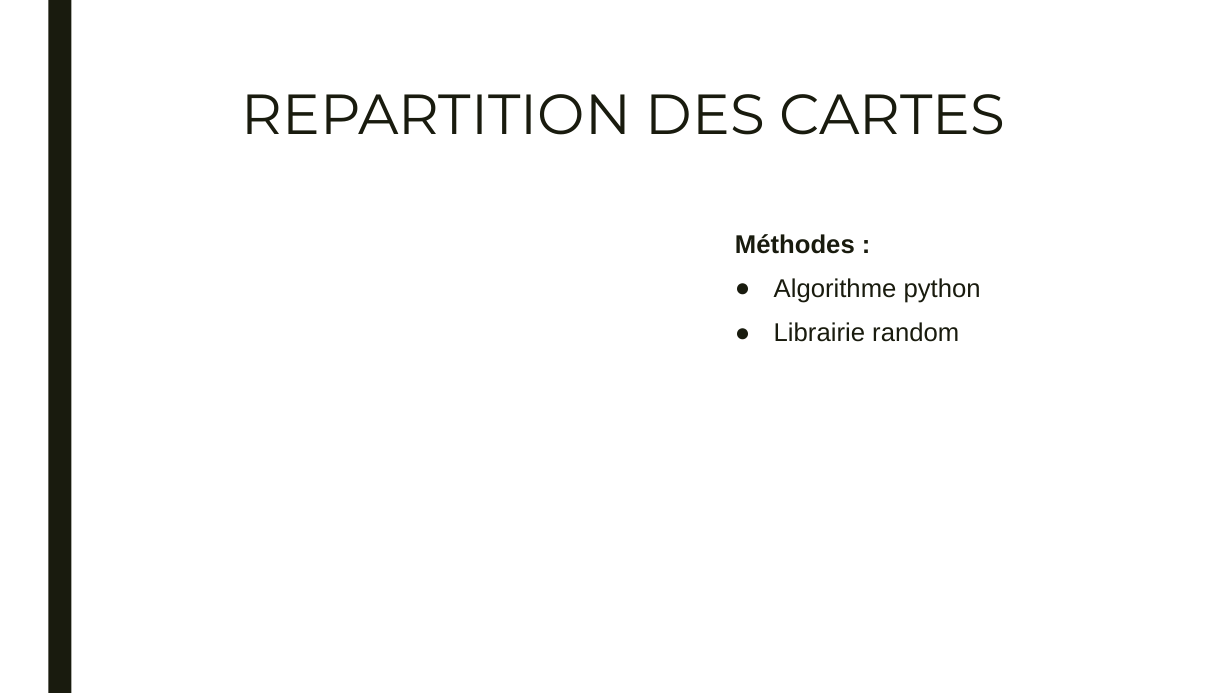
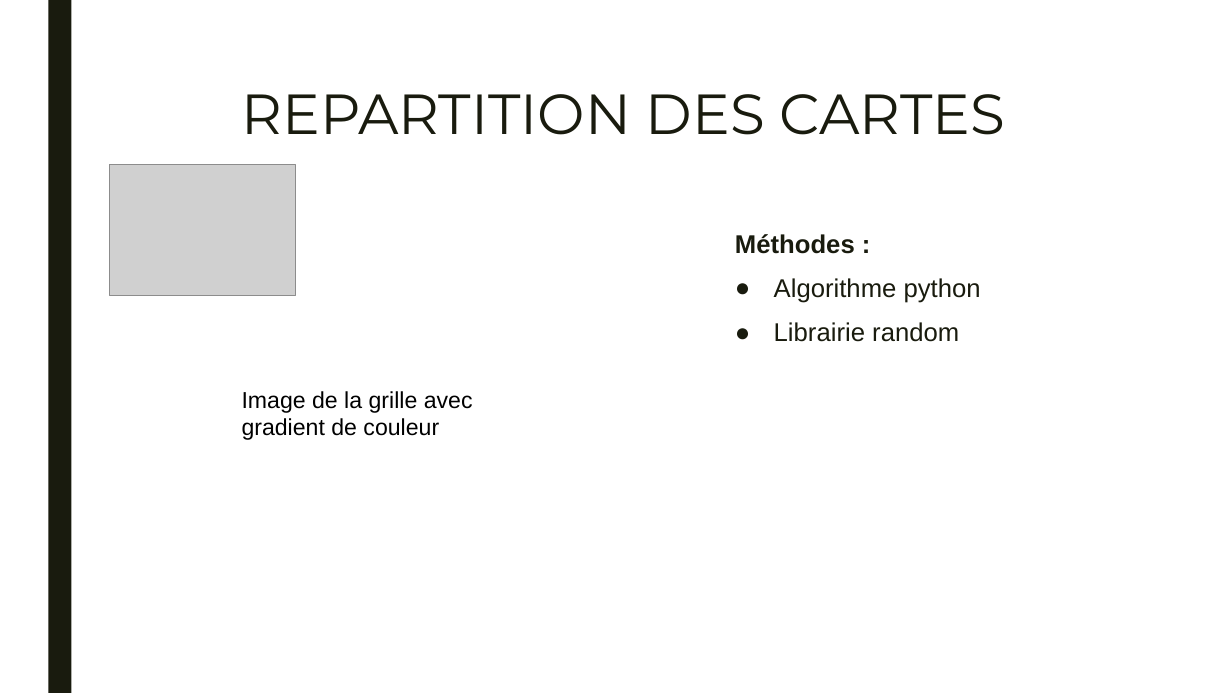
Before and after one commit to axmuris/ProjetCodenames, a slide deck: slide 4 of Oral/CodeNames.pptx. Drawn at 1232x693 pixels with LibreOffice and Linux fonts; fonts in the diff are those of the drawing; grey boxes stand for pictures; background and template pictures are left out. Boxes give left, top, right and bottom in pixels: in the first picture for what was removed or moved away, otherwise in the second. Text is boxed around its words. In the diff, an @@ line names an element or a change of style, - is before the commit and + after.

```diff
--- a/Oral/CodeNames.pptx
+++ b/Oral/CodeNames.pptx
@@ picture added at [110,165,296,296] @@
@@ text added at [242,391,473,440], 18 pt, text #000000 @@
+Image de la grille avec gradient de couleur
```
Also in this commit, not shown: 7 other slides changed, 16 other files.
